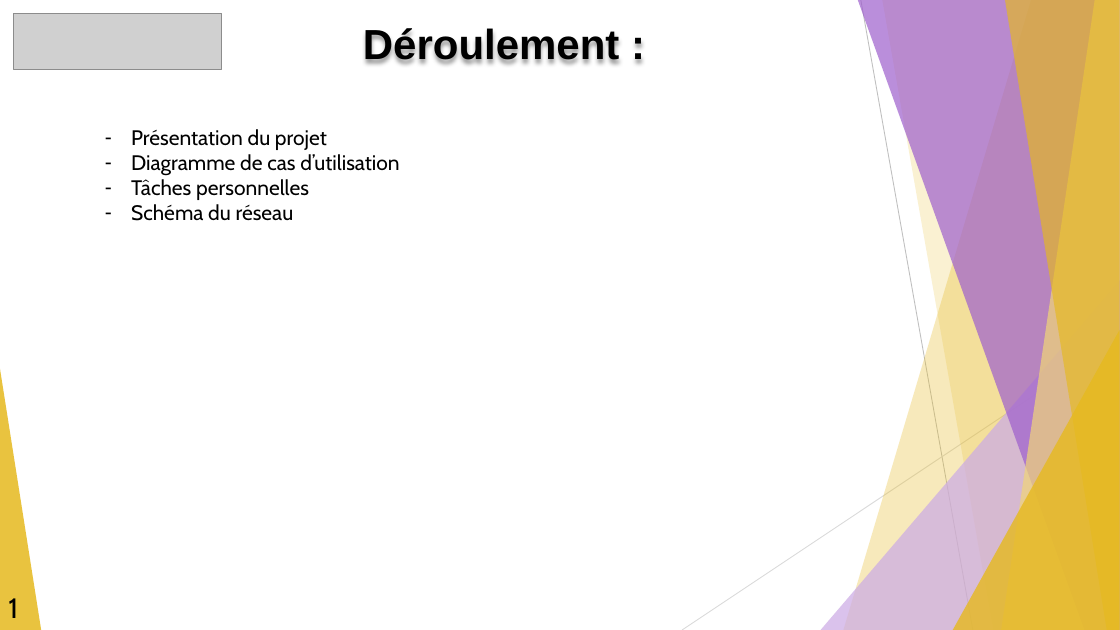
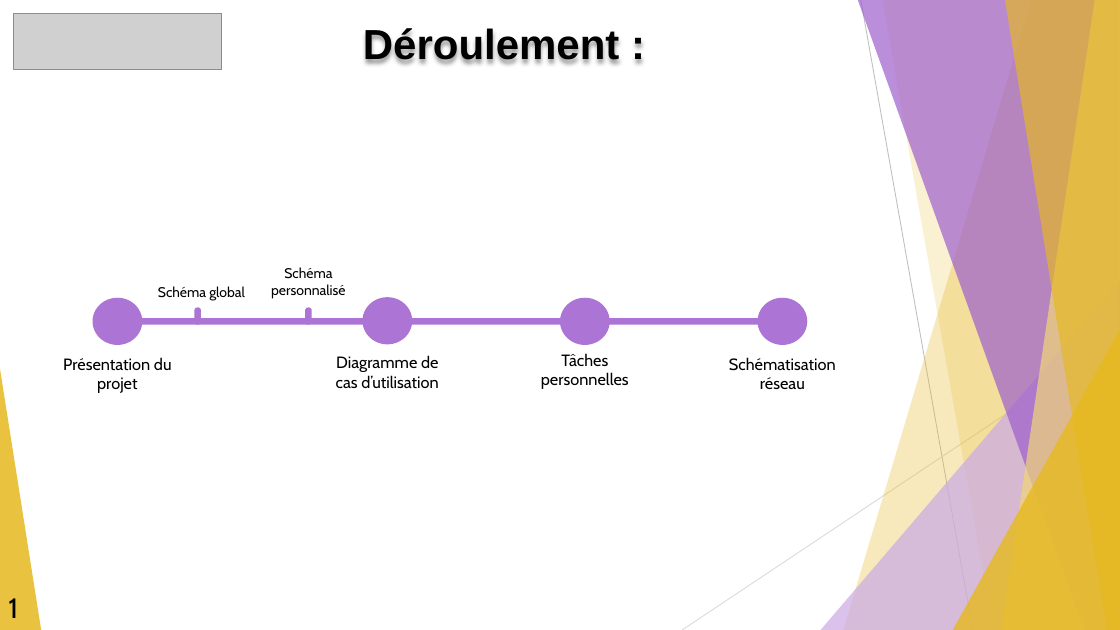
Before and after one commit to GuiguiMvn/Systeme-Escape-Game-Telethon, a slide deck: slide 2 of Nathan/Compte-rendus/REVUE-R1-GUIGAND-SFL6.pptx. Drawn at 1120x630 pixels with LibreOffice and Linux fonts; fonts in the diff are those of the drawing; grey boxes stand for pictures. Boxes give left, top, right and bottom in pixels: in the first picture for what was removed or moved away, otherwise in the second. Text is boxed around its words. In the diff, an @@ line names an element or a change of style, - is before the commit and + after.

```diff
--- a/Nathan/Compte-rendus/REVUE-R1-GUIGAND-SFL6.pptx
+++ b/Nathan/Compte-rendus/REVUE-R1-GUIGAND-SFL6.pptx
@@ text removed at bbox=[131, 129, 399, 221] @@
-– Présentation du projet
-– Diagramme de cas d’utilisation
-– Tâches personnelles
-– Schéma du réseau
@@ text added at bbox=[271, 267, 345, 299], 12 pt, text #000000 @@
+Schéma personnalisé
@@ ellipse added at bbox=[92, 297, 142, 344], fill #AB74D5 @@
@@ text added at bbox=[158, 286, 245, 301], 12 pt, text #000000 @@
+Schéma global
@@ ellipse added at bbox=[363, 297, 413, 344], fill #AB74D5 @@
@@ ellipse added at bbox=[560, 297, 610, 344], fill #AB74D5 @@
@@ ellipse added at bbox=[758, 297, 807, 344], fill #AB74D5 @@
@@ rectangle added at bbox=[132, 318, 801, 324], fill #AB74D5 @@
@@ pill shape added at bbox=[195, 307, 201, 325], fill #AB74D5 @@
@@ pill shape added at bbox=[305, 307, 312, 325], fill #AB74D5 @@
@@ text added at bbox=[63, 357, 172, 393], 14 pt, text #000000 @@
+Présentation du projet
@@ text added at bbox=[336, 355, 438, 388], 14 pt, text #000000 @@
+Diagramme de cas d’utilisation
@@ text added at bbox=[541, 353, 629, 389], 14 pt, text #000000 @@
+Tâches personnelles
@@ text added at bbox=[729, 357, 836, 389], 14 pt, text #000000 @@
+Schématisation réseau
```
Also in this commit, not shown: 1 other slide changed.
